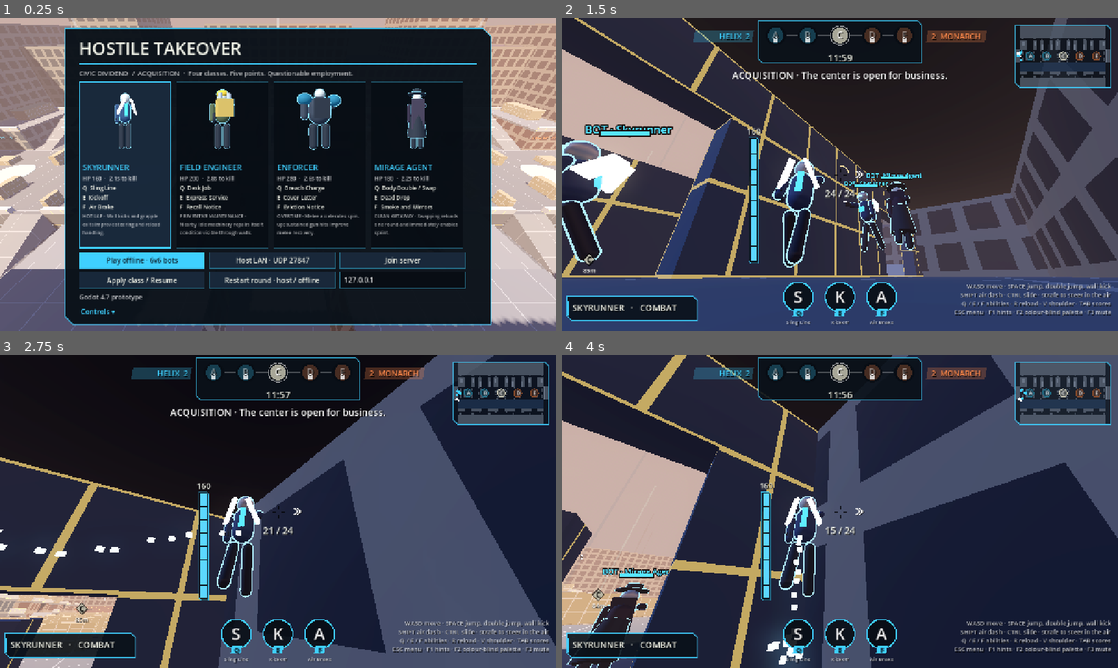
Above: before the commit, frames 1-4 (two rows, left to right).
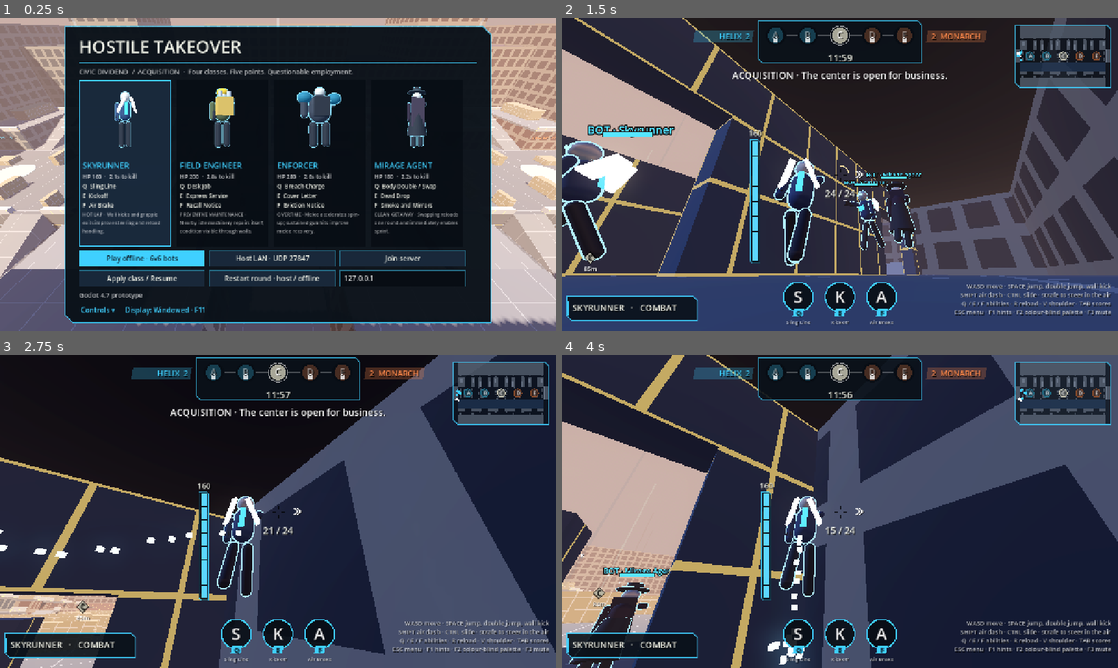
Above: after the commit, the same moments.

Repository: slimefromdq/hostile-takeover
Game: Godot game, scene res://scenes/main.tscn
The game is run twice, just before and just after one commit, with the same random seed, the same clock (stepped at 60 frames per second) and the same inputs.
Inputs (mouse positions are in pixels of both pictures, inside the frame that each line leads up to):
- Up to frame 1 (0.25 s): no input
- Up to frame 2 (1.5 s): click "Play offline · 6v6 bots" at 0.5 s; tap Enter at 1.25 s; move the mouse to (867, 174) at 1.27 s; hold W (forward) from 1.28 s (still down); hold Right mouse button (alt) from 1.28 s (still down); click (867, 174) at 1.42 s
- Up to frame 3 (2.75 s): keep holding W (forward); tap Space (jump) at 1.52, 1.82, 2.27, 2.57 s; tap Shift (dash) at 1.55, 2.1 s; move the mouse to (250, 511) at 2.02 s; release Right mouse button (alt) at 2.03 s; click (250, 511) at 2.17 s; tap Tab (scoreboard) at 2.3 s
- Up to frame 4 (4 s): keep holding W (forward); move the mouse to (851, 505) at 2.77 s; hold Tab (scoreboard) 2.78-3.53 s; click (851, 505) at 2.92 s; tap V (shoulder) at 3.05, 3.6 s; move the mouse to (834, 517) at 3.52 s; click (834, 517) at 3.67 s; tap Space (jump) at 3.77 s; tap Ctrl (slide) at 3.8 s

The runs differ from the first frame. In frame 1, 12% of the frame differs, in the area x 11-89%, y 2-99%; in frame 2, 6.1%; in frame 3, 1.9%; in frame 4, 2.7%.

Commit message:
Fullscreen: F11/Alt+Enter and menu toggle, expand stretch so UI scales at any aspect, centred menu
Co-Authored-By: Claude Sonnet 5.5 <noreply@anthropic.com>
Claude-Session: https://claude.ai/code/session_01WhoDdCfBJJvvrtZf4RCCPG

Diff:
--- a/HostileTakeover/project.godot
+++ b/HostileTakeover/project.godot
@@ -21,6 +21,7 @@
 window/size/window_width_override=1280
 window/size/window_height_override=720
 window/stretch/mode="canvas_items"
+window/stretch/aspect="expand"
 
 [rendering]
 
--- /dev/null
+++ b/HostileTakeover/scripts/display_prefs.gd
@@ -0,0 +1,30 @@
+class_name DisplayPrefs
+extends RefCounted
+
+# Window/fullscreen preference, persisted next to the other display settings.
+# Layout scaling itself is handled by the project's canvas_items + expand stretch mode.
+
+const SETTINGS_PATH := "user://settings.cfg"
+static var fullscreen := false
+
+static func load_settings() -> void:
+	var cfg := ConfigFile.new()
+	if cfg.load(SETTINGS_PATH) == OK:
+		fullscreen = cfg.get_value("display", "fullscreen", false)
+	apply()
+
+static func set_fullscreen(value: bool) -> void:
+	fullscreen = value
+	apply()
+	var cfg := ConfigFile.new()
+	cfg.load(SETTINGS_PATH)
+	cfg.set_value("display", "fullscreen", value)
+	cfg.save(SETTINGS_PATH)
+
+static func toggle() -> void:
+	set_fullscreen(not fullscreen)
+
+static func apply() -> void:
+	if DisplayServer.get_name() == "headless":
+		return
+	DisplayServer.window_set_mode(DisplayServer.WINDOW_MODE_FULLSCREEN if fullscreen else DisplayServer.WINDOW_MODE_WINDOWED)
--- a/HostileTakeover/scripts/game.gd
+++ b/HostileTakeover/scripts/game.gd
@@ -33,6 +33,7 @@
 func _ready() -> void:
 	rng.seed = 47
 	Visuals.load_settings()
+	DisplayPrefs.load_settings()
 	setup_inputs()
 	points = CivicDividend.build(self)
 	bot_graph = MapGraph.from_layout()
@@ -287,6 +288,11 @@
 	if event is InputEventKey and event.pressed and not event.echo and event.keycode == KEY_F2:
 		Visuals.set_colorblind(not Visuals.colorblind)
 		announce("Colour-blind palette %s · applies as fighters respawn." % ("on" if Visuals.colorblind else "off"))
+	if event is InputEventKey and event.pressed and not event.echo and (event.keycode == KEY_F11 or (event.keycode == KEY_ENTER and event.alt_pressed)):
+		DisplayPrefs.toggle()
+		menu.refresh_display_button()
+		get_viewport().set_input_as_handled()
+		return
 	if event is InputEventKey and event.pressed and event.keycode == KEY_ESCAPE:
 		menu.visible = not menu.visible
 		Input.mouse_mode = Input.MOUSE_MODE_VISIBLE if menu.visible else Input.MOUSE_MODE_CAPTURED
--- a/HostileTakeover/scripts/menu.gd
+++ b/HostileTakeover/scripts/menu.gd
@@ -9,10 +9,10 @@
 var cards: Array[Button] = []
 var spinners: Array[Node3D] = []
 var controls_panel: Label
+var display_button: Button
 
 func setup(owner_game: Node3D) -> void:
 	game = owner_game
-	position = Vector2(150, 24)
 	size = Vector2(980, 672)
 	# The cut-corner panel is drawn in _draw(); the stylebox only supplies padding.
 	var style := StyleBoxEmpty.new()
@@ -61,19 +61,42 @@
 	grid.add_child(address)
 	status = _label("Godot 4.7 prototype", 15, Color(1, 1, 1, 0.7))
 	column.add_child(status)
+	var options := HBoxContainer.new()
+	options.add_theme_constant_override("separation", 16)
+	column.add_child(options)
 	var toggle := Button.new()
 	toggle.text = "Controls ▾"
 	toggle.flat = true
 	toggle.alignment = HORIZONTAL_ALIGNMENT_LEFT
 	toggle.add_theme_color_override("font_color", UiStyle.ACCENT)
 	toggle.add_theme_color_override("font_hover_color", UiStyle.TEXT)
-	column.add_child(toggle)
-	controls_panel = _label("WASD move / aim with mouse · LMB primary · RMB alternate · SPACE jump, again in the air to double jump or at a wall to kick, hold at a ledge to mantle\nSHIFT air dash (shares a charge with the double jump; sprint is automatic) · strafe to steer in the air · CTRL slide · Q / E / F abilities · R reload · V shoulder · TAB scoreboard\nF1 hide hints · F2 colour-blind palette · ESC menu · Capture the centre, then advance; the final point wins.", 14, Color(1, 1, 1, 0.8))
+	options.add_child(toggle)
+	display_button = Button.new()
+	display_button.flat = true
+	display_button.add_theme_color_override("font_color", UiStyle.ACCENT)
+	display_button.add_theme_color_override("font_hover_color", UiStyle.TEXT)
+	display_button.pressed.connect(func():
+		DisplayPrefs.toggle()
+		refresh_display_button())
+	options.add_child(display_button)
+	refresh_display_button()
+	controls_panel = _label("WASD move / aim with mouse · LMB primary · RMB alternate · SPACE jump, again in the air to double jump or at a wall to kick, hold at a ledge to mantle\nSHIFT air dash (shares a charge with the double jump; sprint is automatic) · strafe to steer in the air · CTRL slide · Q / E / F abilities · R reload · V shoulder · TAB scoreboard\nF1 hide hints · F2 colour-blind palette · F11 fullscreen · ESC menu · Capture the centre, then advance; the final point wins.", 14, Color(1, 1, 1, 0.8))
 	controls_panel.visible = false
 	column.add_child(controls_panel)
 	toggle.pressed.connect(func():
 		controls_panel.visible = not controls_panel.visible
 		toggle.text = "Controls ▴" if controls_panel.visible else "Controls ▾")
+
+func _ready() -> void:
+	get_viewport().size_changed.connect(_center)
+	_center()
+
+# Keep the panel centred whatever the window or fullscreen aspect ratio is.
+func _center() -> void:
+	position = ((get_viewport_rect().size - size) / 2.0).round()
+
+func refresh_display_button() -> void:
+	display_button.text = "Display: %s · F11" % ("Fullscreen" if DisplayPrefs.fullscreen else "Windowed")
 
 func _label(value: String, font_size: int, color: Color = Color("eef0e5")) -> Label:
 	var label := Label.new()
--- a/HostileTakeover/scripts/visuals.gd
+++ b/HostileTakeover/scripts/visuals.gd
@@ -85,6 +85,7 @@
 static func set_colorblind(value: bool) -> void:
 	colorblind = value
 	var cfg := ConfigFile.new()
+	cfg.load(SETTINGS_PATH)
 	cfg.set_value("display", "colorblind", value)
 	cfg.save(SETTINGS_PATH)
 
--- /dev/null
+++ b/HostileTakeover/tests/render_resolutions.gd
@@ -0,0 +1,30 @@
+extends SceneTree
+
+# Renders the menu and HUD at the window size given with --resolution, to check scaling/layout.
+# Usage: godot --path . --resolution 2560x1080 --script res://tests/render_resolutions.gd -- tag=ultrawide
+func _initialize() -> void:
+	call_deferred("run")
+
+func shot(path: String) -> void:
+	await create_timer(0.3).timeout
+	await RenderingServer.frame_post_draw
+	root.get_texture().get_image().save_png(path)
+
+func run() -> void:
+	var tag := "default"
+	for arg in OS.get_cmdline_user_args():
+		if arg.begins_with("tag="):
+			tag = arg.get_slice("=", 1)
+	var game = load("res://scenes/main.tscn").instantiate()
+	root.add_child(game)
+	await create_timer(0.5).timeout
+	await shot("res://docs/previews/res_%s_menu.png" % tag)
+	game.start_game("offline")
+	var p: Fighter = game.local_player()
+	p.global_position = Vector3(-57, 0.1, 5)
+	p.yaw = -PI / 2
+	game.hud.add_kill("Skyrunner", 0, "Enforcer", 1)
+	game.announce("NEW CONTRACT · Center point unlocked.")
+	await shot("res://docs/previews/res_%s_hud.png" % tag)
+	print("%s window=%s content=%s" % [tag, root.size, root.get_visible_rect().size])
+	quit()
Binary file added: HostileTakeover/docs/previews/res_4x3_menu.png
Binary file added: HostileTakeover/docs/previews/res_ultrawide_hud.png
Binary file added: HostileTakeover/docs/previews/res_ultrawide_menu.png
Not shown, added: HostileTakeover/scripts/display_prefs.gd.uid
Not shown, added: HostileTakeover/tests/render_resolutions.gd.uid
